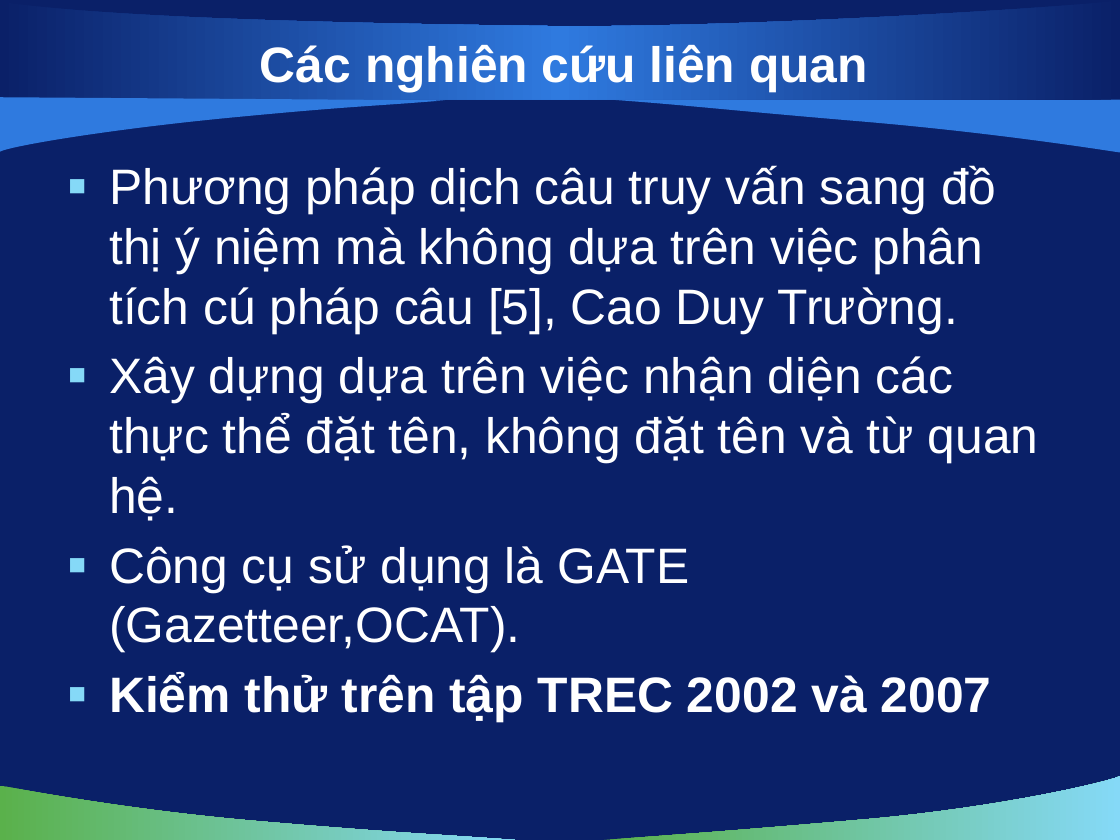
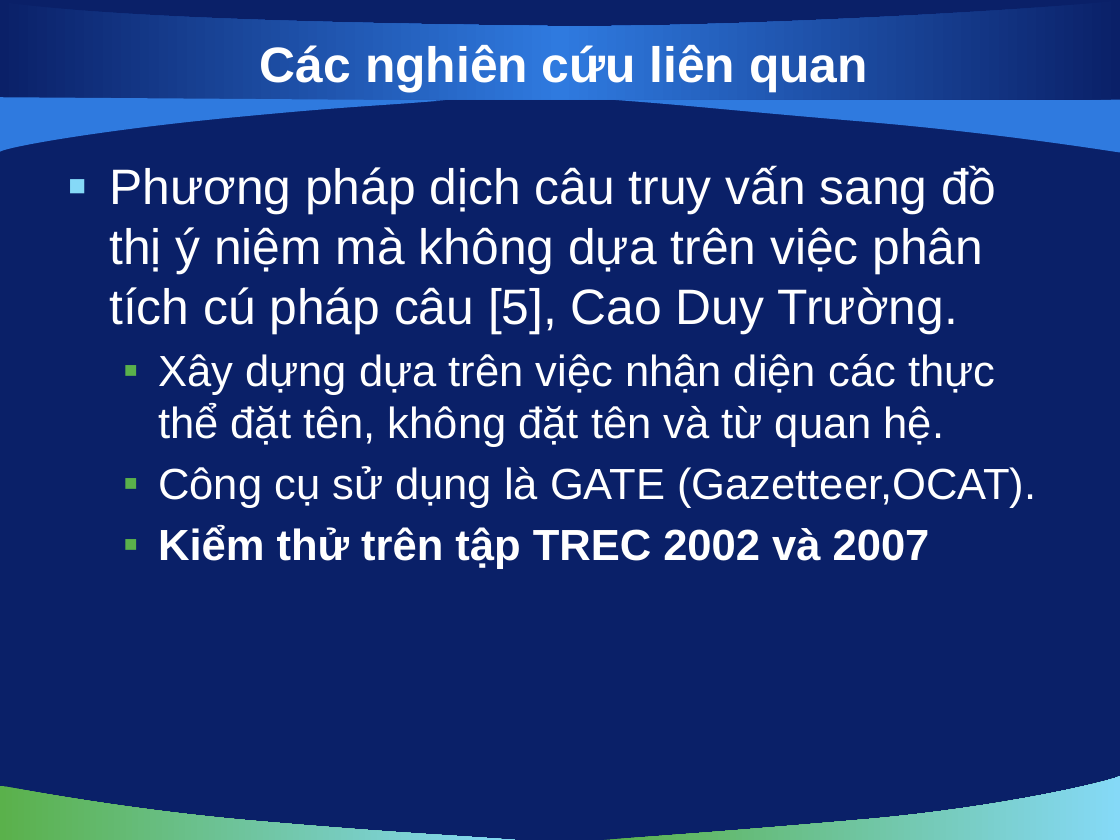
Before and after one commit to vuaviet/filnalproject, a slide deck: slide 5 of De Cuong/bao cao 22-10-2010.pptx. Drawn at 1120x840 pixels with LibreOffice and Linux fonts; fonts in the diff are those of the drawing; background and template pictures are left out. Boxes give left, top, right and bottom in pixels: in the first picture for what was removed or moved away, otherwise in the second. Text is boxed around its words. In the diff, an @@ line names an element or a change of style, - is before the commit and + after.

```diff
--- a/De Cuong/bao cao 22-10-2010.pptx
+++ b/De Cuong/bao cao 22-10-2010.pptx
@@ text at (x1=158, y1=354, x2=1036, y2=569): size 32 to 28 pt in "Xây dựng dựa trên việc nhận diện ...", "Công cụ sử dụng là GATE (Gazetteer,OCAT).", "Kiểm thử trên tập TREC 2002 và ..."; list level 1 to 2 in "Xây dựng dựa trên việc ..."; bullet colour #85D9F7 to #5AB14B; list level 1 to 2 in "Công cụ sử dụng là ..."; list level 1 to 2 in "Kiểm thử trên tập TREC ..." @@
```
Also in this commit, not shown: 4 other slides changed, 3 slides removed, 3 other files.
